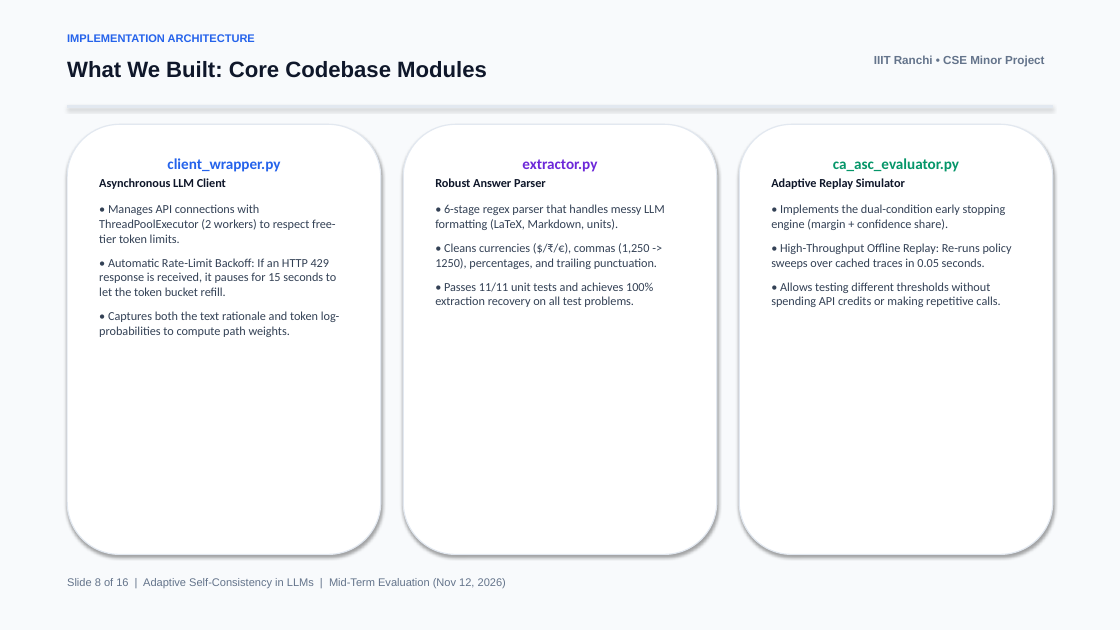
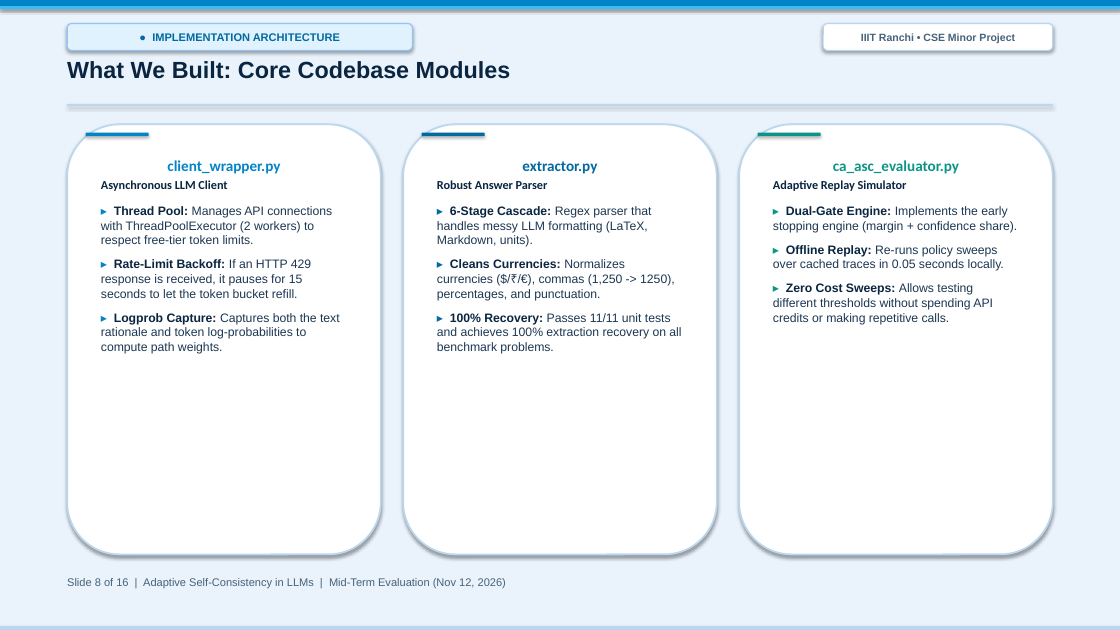
Before and after one commit to AbhinavKr0110/minor_project, a slide deck: slide 8 of presentation.pptx. Drawn at 1120x630 pixels with LibreOffice and Linux fonts; fonts in the diff are those of the drawing. Boxes give left, top, right and bottom in pixels: in the first picture for what was removed or moved away, otherwise in the second. Text is boxed around its words. In the diff, an @@ line names an element or a change of style, - is before the commit and + after.

```diff
--- a/presentation.pptx
+++ b/presentation.pptx
@@ rectangle at <box>0,0,1120,630</box>: fill #F8FAFC to #EAF3FB; outline #F8FAFC 0.75 pt to #EAF3FB 0.75 pt @@
@@ rectangle added at <box>0,0,1120,7</box>, fill #0284C7, outline #0284C7 0.75 pt @@
@@ rectangle added at <box>0,7,1120,8</box>, fill #38BDF8, outline #38BDF8 0.75 pt @@
@@ rounded rectangle "● IMPLEMENTATION ARCHITECTURE": place and size @@
-rounded rectangle "● IMPLEMENTATION ARCHITECTURE" at <box>67,34,255,42</box>
+rounded rectangle "● IMPLEMENTATION ARCHITECTURE" at <box>67,24,413,50</box>
@@ rounded rectangle "● IMPLEMENTATION ARCHITECTURE" at <box>67,24,413,50</box>: vertical alignment top to middle; fill none to #E0F2FE; outline none to #93C5FD 1 pt; shadow on @@
@@ rounded rectangle "IIIT Ranchi • CSE Minor ...": place and size @@
-rounded rectangle "IIIT Ranchi • CSE Minor ..." at <box>874,55,1044,67</box>
+rounded rectangle "IIIT Ranchi • CSE Minor ..." at <box>823,24,1053,50</box>
@@ rounded rectangle "IIIT Ranchi • CSE Minor ..." at <box>823,24,1053,50</box>: size 10 to 9 pt, text colour #64748B to #47627A; alignment right to centre; vertical alignment top to middle; fill none to #FFFFFF; outline none to #BAD7F2 1 pt; shadow on @@
@@ text "What We Built: Core Codebase ..." at <box>67,61,511,79</box>: size 19 to 20 pt, text colour #0F172A to #0A2540 @@
@@ text in rounded rectangle at <box>152,33,340,41</box>: text changed; text colour #2563EB to #0369A1 @@
-IMPLEMENTATION ARCHITECTURE
+● IMPLEMENTATION ARCHITECTURE
@@ rectangle at <box>67,104,1053,106</box>: fill #E2E8F0 to #BAD7F2; outline #E2E8F0 0.75 pt to #BAD7F2 0.75 pt @@
@@ rounded rectangle added at <box>86,133,149,136</box>, fill #0284C7 @@
@@ rounded rectangle added at <box>422,133,485,136</box>, fill #0369A1 @@
@@ outline #E2E8F0 1 pt to #BAD7F2 1.5 pt in 3 elements at <box>67,124,381,555</box>, <box>403,124,717,555</box>, <box>739,124,1053,555</box> @@
@@ rounded rectangle added at <box>758,133,821,136</box>, fill #0D9488 @@
@@ text in rounded rectangle at <box>101,160,280,191</box>: text colour #2563EB to #0284C7 in "client_wrapper.py"; text colour #0F172A to #0A2540 in "Asynchronous LLM Client" @@
@@ text in rounded rectangle at <box>437,161,597,189</box>: text colour #6D28D9 to #0369A1 in "extractor.py"; text colour #0F172A to #0A2540 in "Robust Answer Parser" @@
@@ text in rounded rectangle at <box>773,160,959,191</box>: text colour #059669 to #0D9488 in "ca_asc_evaluator.py"; text colour #0F172A to #0A2540 in "Adaptive Replay Simulator" @@
@@ text in rounded rectangle at <box>101,206,340,354</box>: text changed; font Calibri to Arial; text colour #334155 to #1C3752 @@
-• Manages API connections with ThreadPoolExecutor (2 workers) to respect free-tier token limits.
-• Automatic Rate-Limit Backoff: If an HTTP 429 response is received, it pauses for 15 seconds to let the token bucket refill.
-• Captures both the text rationale and token log-probabilities to compute path weights.
+▸ Thread Pool: Manages API connections with ThreadPoolExecutor (2 workers) to respect free-tier token limits.
+▸ Rate-Limit Backoff: If an HTTP 429 response is received, it pauses for 15 seconds to let the token bucket refill.
+▸ Logprob Capture: Captures both the text rationale and token log-probabilities to compute path weights.
@@ text in rounded rectangle at <box>437,206,681,354</box>: text changed; font Calibri to Arial; text colour #334155 to #1C3752 @@
-• 6-stage regex parser that handles messy LLM formatting (LaTeX, Markdown, units).
-• Cleans currencies ($/₹/€), commas (1,250 -> 1250), percentages, and trailing punctuation.
-• Passes 11/11 unit tests and achieves 100% extraction recovery on all test problems.
+▸ 6-Stage Cascade: Regex parser that handles messy LLM formatting (LaTeX, Markdown, units).
+▸ Cleans Currencies: Normalizes currencies ($/₹/€), commas (1,250 -> 1250), percentages, and punctuation.
+▸ 100% Recovery: Passes 11/11 unit tests and achieves 100% extraction recovery on all benchmark problems.
@@ text in rounded rectangle at <box>773,206,1017,325</box>: text changed; font Calibri to Arial; text colour #334155 to #1C3752 @@
-• Implements the dual-condition early stopping engine (margin + confidence share).
-• High-Throughput Offline Replay: Re-runs policy sweeps over cached traces in 0.05 seconds.
-• Allows testing different thresholds without spending API credits or making repetitive calls.
+▸ Dual-Gate Engine: Implements the early stopping engine (margin + confidence share).
+▸ Offline Replay: Re-runs policy sweeps over cached traces in 0.05 seconds locally.
+▸ Zero Cost Sweeps: Allows testing different thresholds without spending API credits or making repetitive calls.
@@ text "Slide 8 of 16 | ..." at <box>67,578,506,588</box>: text colour #64748B to #47627A @@
@@ rectangle added at <box>0,627,1120,630</box>, fill #BAD7F2, outline #BAD7F2 0.75 pt @@
```
Also in this commit, not shown: 15 other slides changed, 4 other files.
